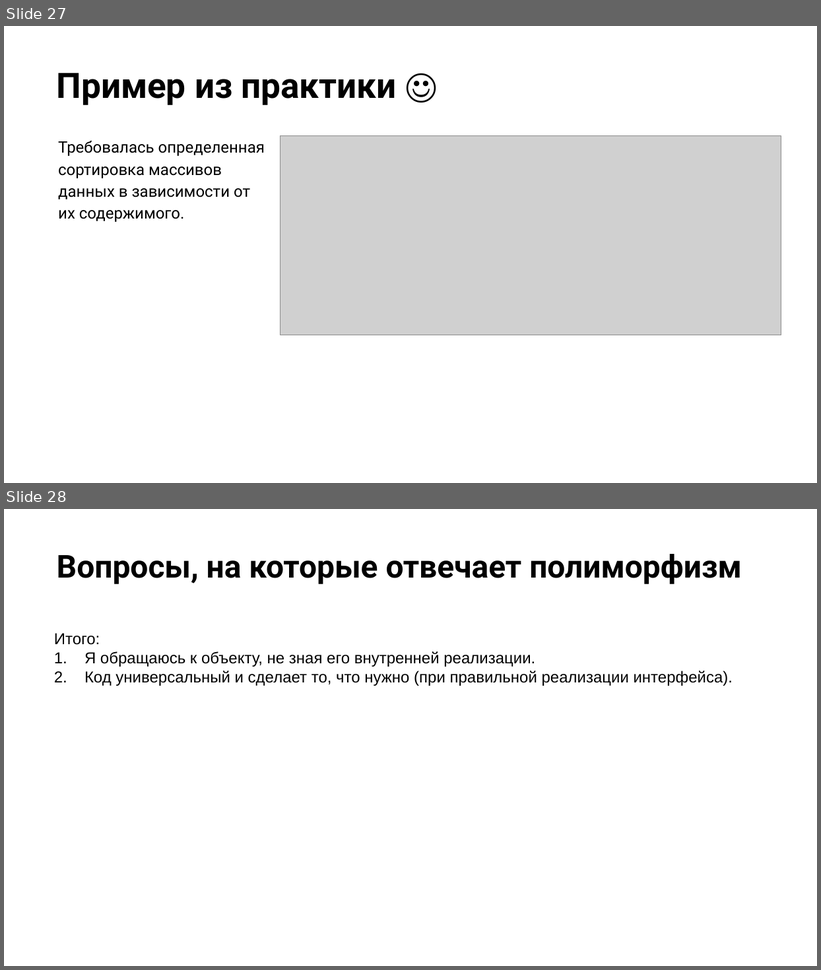
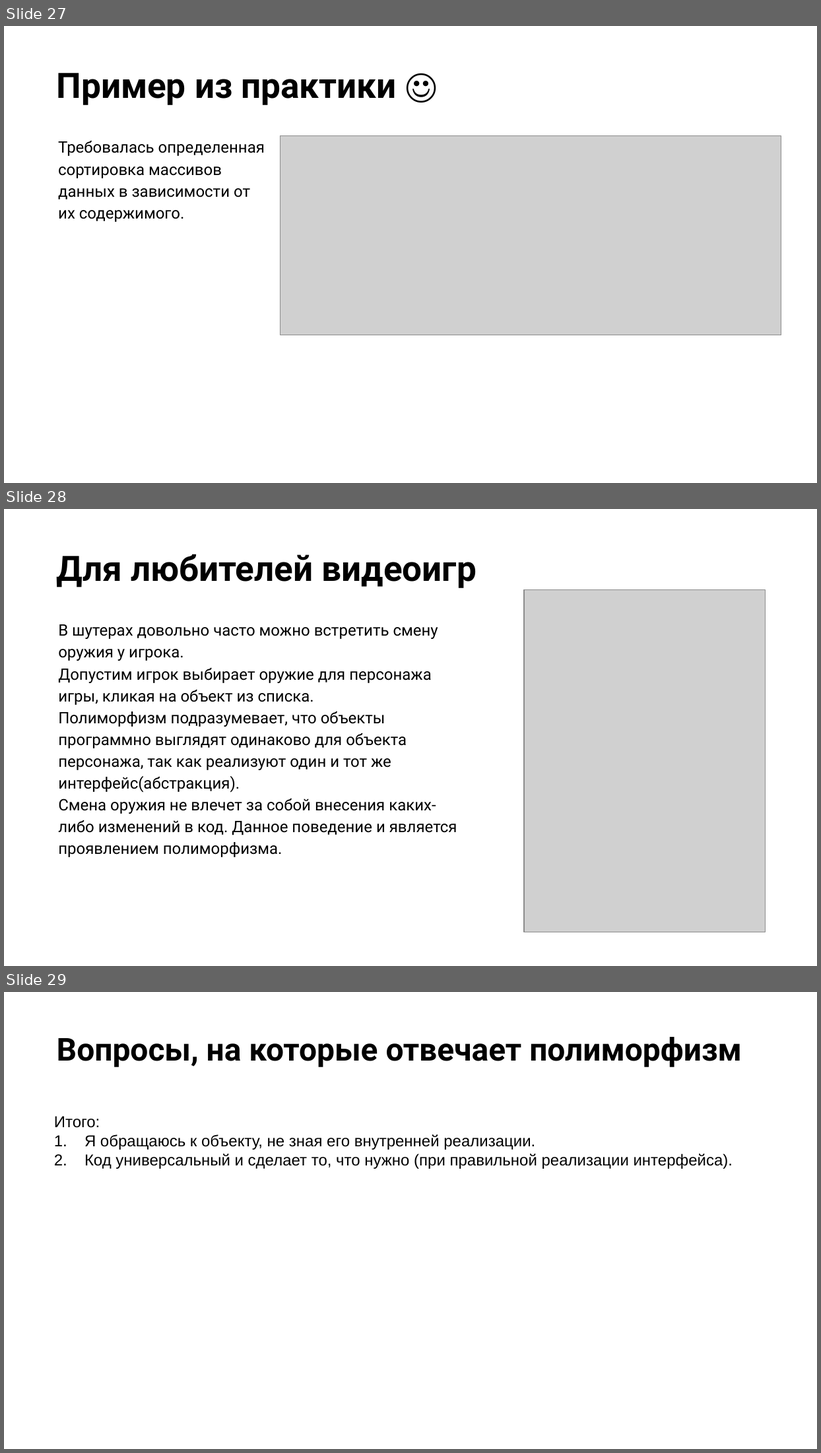
Before and after one commit to NilovPavel/OOP, a slide deck: ООПp.2.pptx. Shown one above the other, each under a label of ours: slides 27 and 28 before the commit, slides 27, 28 and 29 after it. The pictures are 821x970 and 821x1453 pixels, drawn with LibreOffice and Linux fonts; fonts in the diff are those of the drawing; grey boxes stand for pictures; background and template pictures are left out. Boxes give left, top, right and bottom in pixels: in the first picture for what was removed or moved away, otherwise in the second. Text is boxed around its words. In the diff, an @@ line names an element or a change of style, - is before the commit and + after.

```diff
--- a/ООПp.2.pptx
+++ b/ООПp.2.pptx
@@ slide 28 added at box(4, 509, 817, 966), background picture (left out) @@
@@ title added at box(57, 554, 477, 588), 31 pt, text #000000, bold @@
+Для любителей видеоигр
@@ picture added at box(524, 590, 765, 932) @@
@@ text added at box(58, 625, 457, 857), 14 pt, text #000000 @@
+В шутерах довольно часто можно встретить смену оружия у игрока.
+Допустим игрок выбирает оружие для персонажа игры, кликая на объект из списка.
+Полиморфизм подразумевает, что объекты программно выглядят одинаково для объекта персонажа, так как реализуют один и тот же интерфейс(абстракция).
+Смена оружия не влечет за собой внесения каких-либо изменений в код. Данное поведение и является проявлением полиморфизма.
@@ what was slide 28 is now slide 29 @@
```
Also in this commit, not shown: 14 other files.
